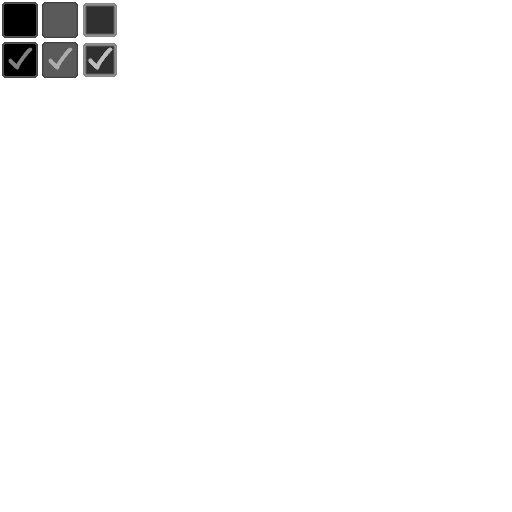
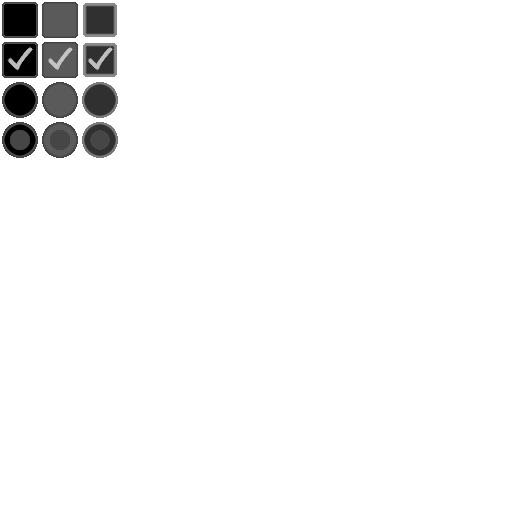
Before/after of a 512x512 layered artwork. What changed in the layer stack:
renamed "Layer" to "bg 2", painted on it over bbox(2, 47, 118, 158)
removed layer "Background" over bbox(7, 47, 73, 71)
